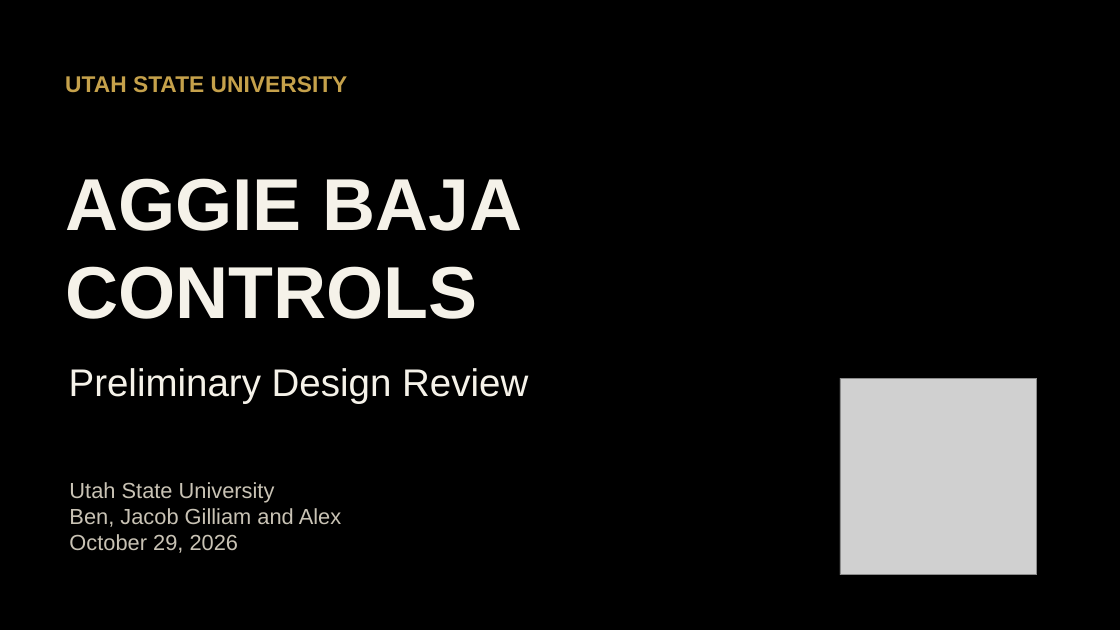
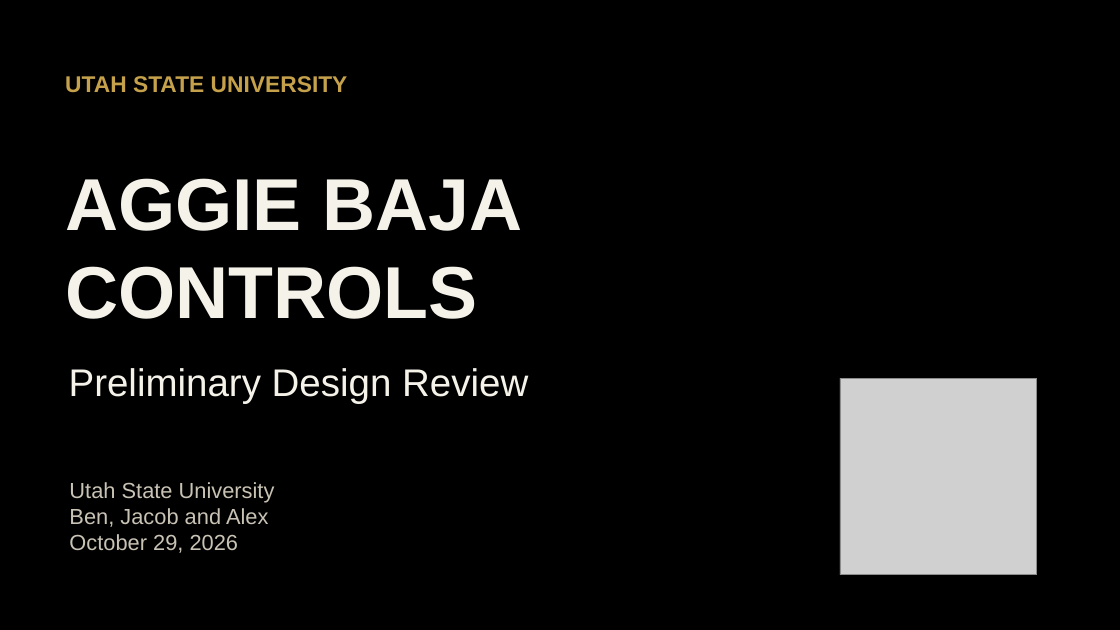
Before and after one commit to Polowater123/Aggie-Baja-Controls-The-A.B.C.-, a slide deck: slide 1 of PDR Draft.pptx. Drawn at 1120x630 pixels with LibreOffice and Linux fonts; fonts in the diff are those of the drawing; grey boxes stand for pictures. Boxes give left, top, right and bottom in pixels: in the first picture for what was removed or moved away, otherwise in the second. Text is boxed around its words. In the diff, an @@ line names an element or a change of style, - is before the commit and + after.

```diff
--- a/PDR Draft.pptx
+++ b/PDR Draft.pptx
@@ text at [69, 508, 268, 527]: text changed @@
-Ben, Jacob Gilliam and Alex
+Ben, Jacob and Alex
```
